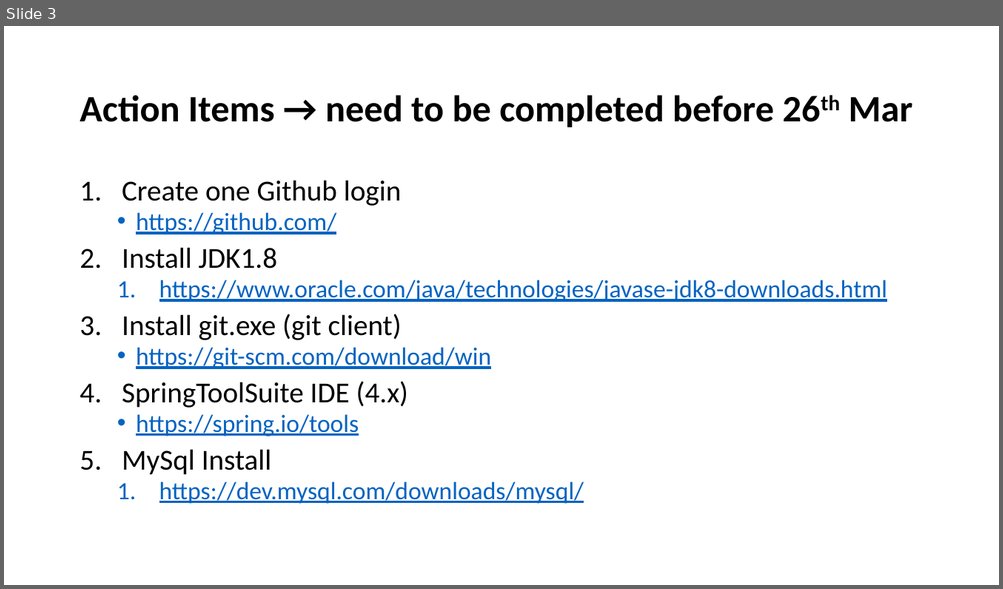
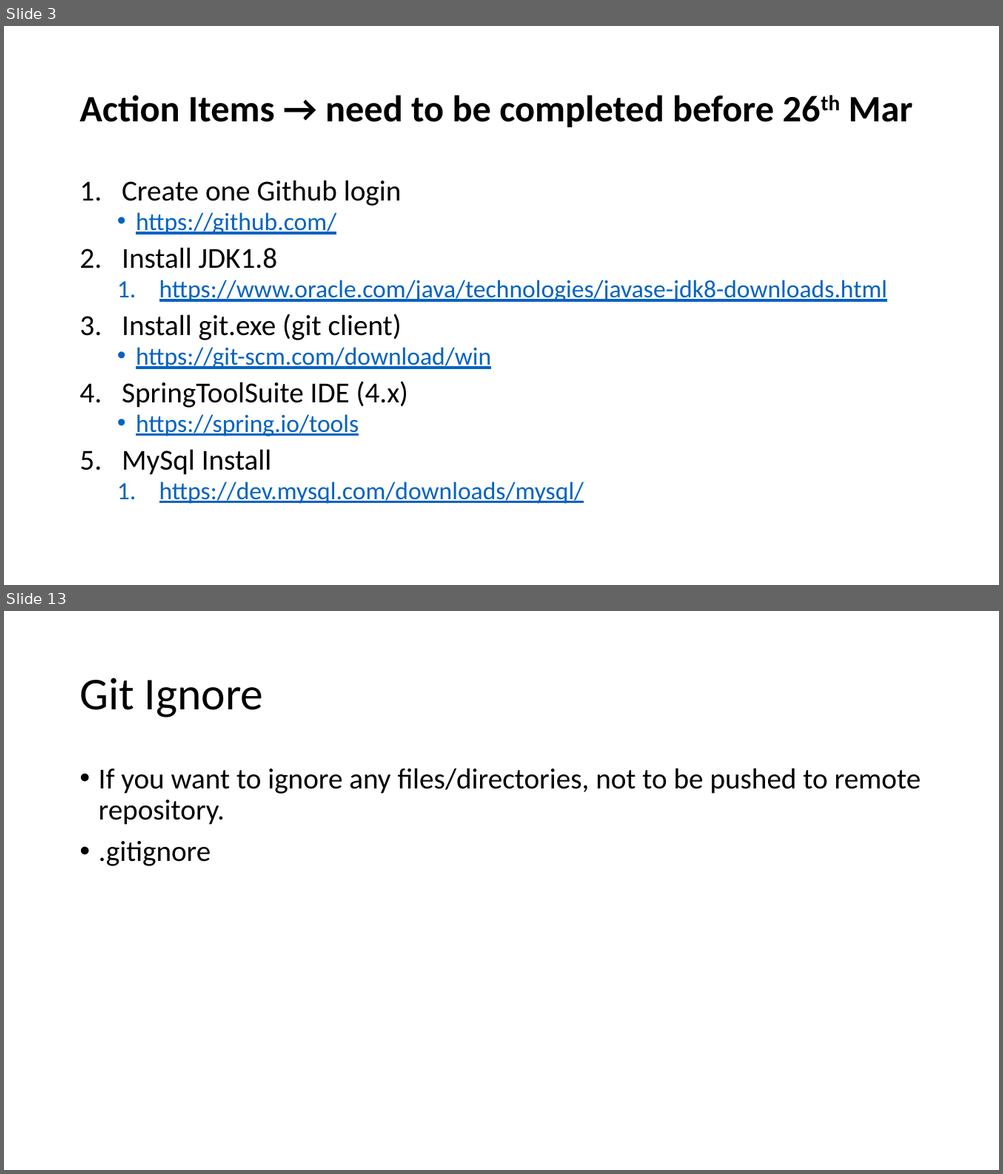
Before and after one commit to Souravpatel/A3_Training, a slide deck: A3 Training - Synchrony.pptx. Shown one above the other, each under a label of ours: slide 3 before the commit, slides 3 and 13 after it; the slides between them are not shown. The pictures are 1003x589 and 1003x1174 pixels, drawn with LibreOffice and Linux fonts; fonts in the diff are those of the drawing. Boxes give left, top, right and bottom in pixels: in the first picture for what was removed or moved away, otherwise in the second. Text is boxed around its words. In the diff, an @@ line names an element or a change of style, - is before the commit and + after.

```diff
--- a/A3 Training - Synchrony.pptx
+++ b/A3 Training - Synchrony.pptx
@@ slide 13 added at (4, 611, 999, 1170), background #FFFFFF @@
@@ title added at (79, 678, 264, 718), 44 pt, text #000000 @@
+Git Ignore
@@ text added at (99, 768, 921, 866), 28 pt, text #000000 @@
+• If you want to ignore any files/directories, not to be pushed to remote repository.
+• .gitignore
```
Also in this commit, not shown: 10 other slides added.
